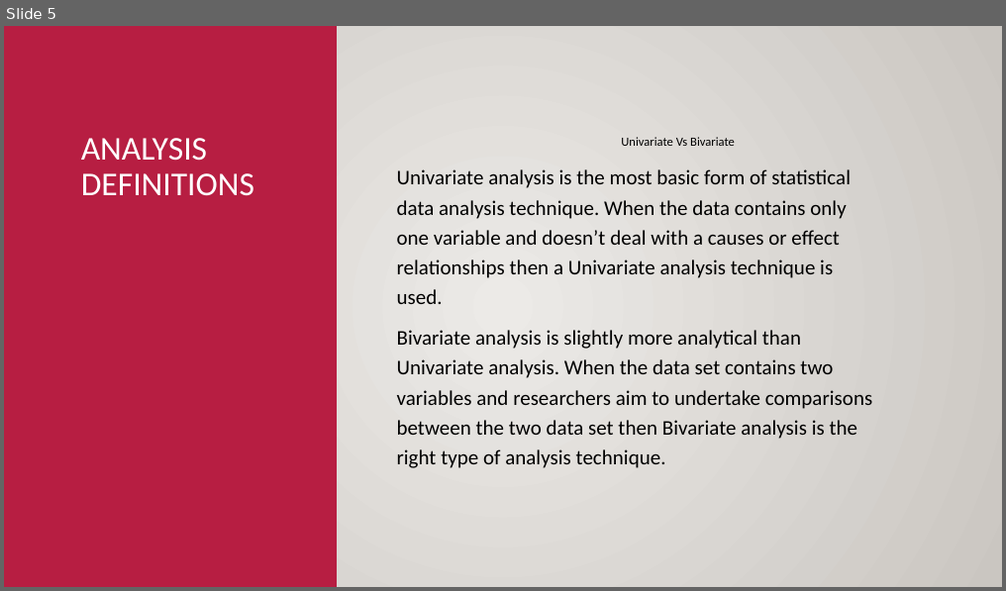
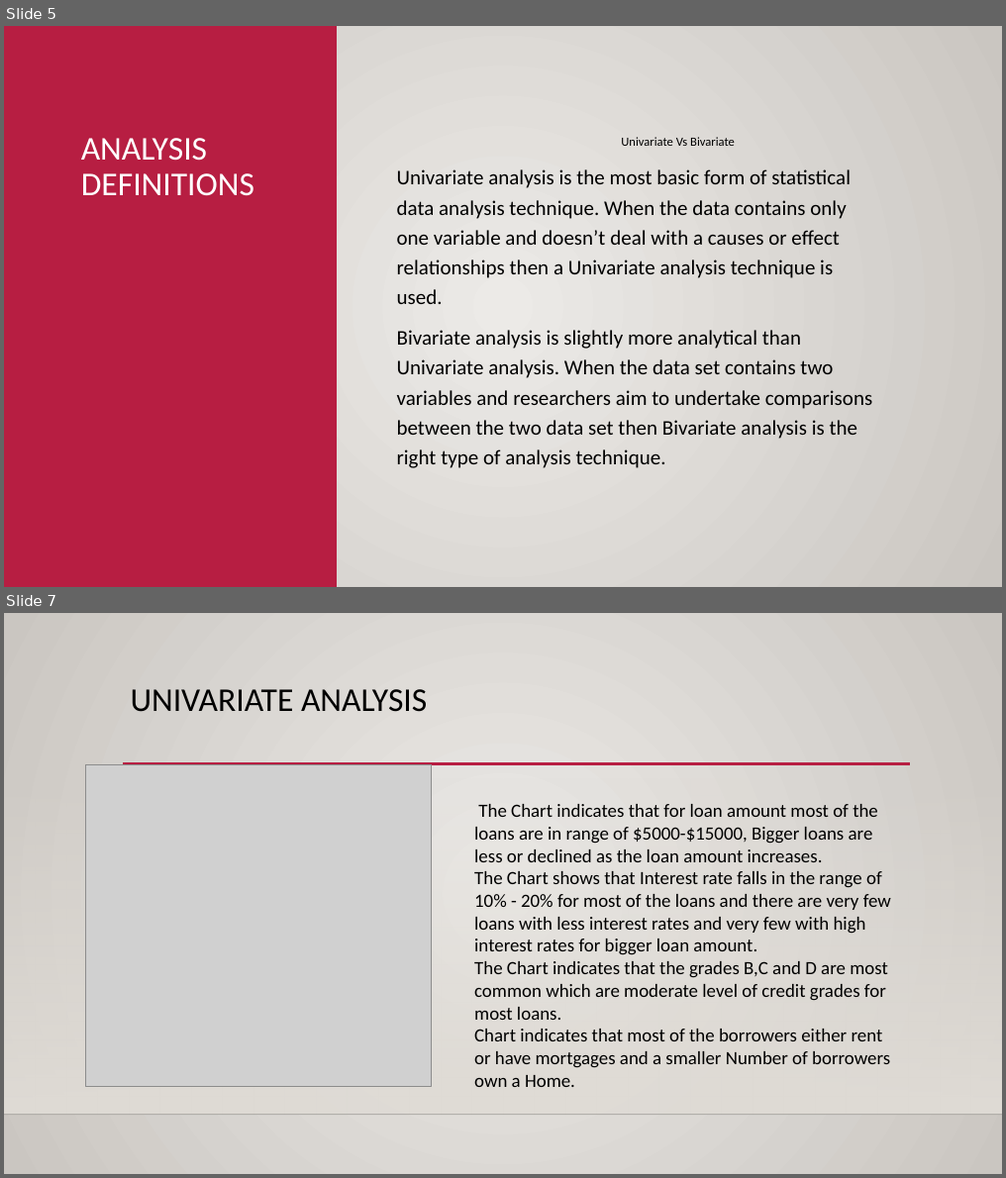
Before and after one commit to jiten-kmar/LendingClubCaseStudy, a slide deck: lending_analysis.pptx. Shown one above the other, each under a label of ours: slide 5 before the commit, slides 5 and 7 after it; the slides between them are not shown. The pictures are 1006x591 and 1006x1178 pixels, drawn with LibreOffice and Linux fonts; fonts in the diff are those of the drawing; grey boxes stand for pictures; background and template pictures are left out. Boxes give left, top, right and bottom in pixels: in the first picture for what was removed or moved away, otherwise in the second. Text is boxed around its words. In the diff, an @@ line names an element or a change of style, - is before the commit and + after.

```diff
--- a/lending_analysis.pptx
+++ b/lending_analysis.pptx
@@ slide 7 added at (4,613,1002,1174), background gradient #ECEAE7 to #CAC7C1; not listed: 3 template elements that a slide beside it also shows @@
@@ title added at (131,689,427,712), 32 pt, text #000000 @@
+UNIVARIATE ANALYSIS
@@ picture added at (85,765,431,1087) @@
@@ text added at (474,804,891,1087), 18 pt, text #000000 @@
+The Chart indicates that for loan amount most of the loans are in range of $5000-$15000, Bigger loans are less or declined as the loan amount increases.
+The Chart shows that Interest rate falls in the range of 10% - 20% for most of the loans and there are very few loans with less interest rates and very few with high interest rates for bigger loan amount.
+The Chart indicates that the grades B,C and D are most common which are moderate level of credit grades for most loans.
+Chart indicates that most of the borrowers either rent or have mortgages and a smaller Number of borrowers own a Home.
```
Also in this commit, not shown: 3 slides changed, 6 other slides added, 1 slide removed.
